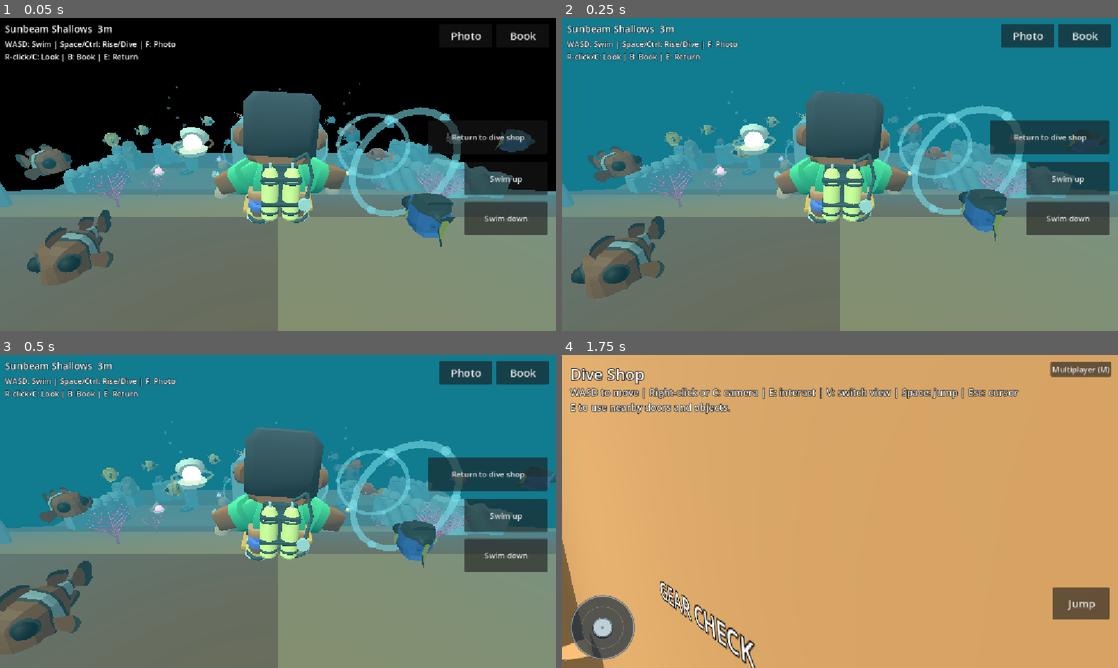
Above: before the commit, frames 1-4 (two rows, left to right).
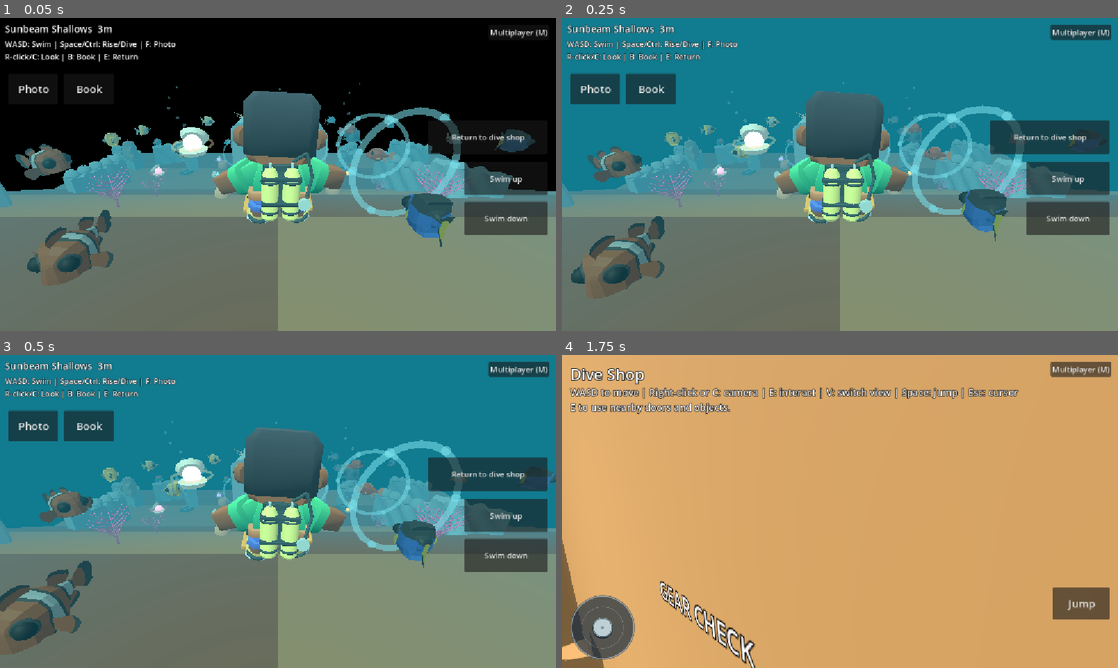
Above: after the commit, the same moments.

Repository: WillowbrookGame/willowbrook
Game: Godot game, scene res://game/scuba/reef.tscn
The game is run twice, just before and just after one commit, with the same random seed, the same clock (stepped at 60 frames per second) and the same inputs. This scene is started directly instead of the project's main scene. Sound files missing from this copy of the repository are replaced by a short silence.
Inputs (mouse positions are in pixels of both pictures, inside the frame that each line leads up to):
- Up to frame 1 (0.05 s): no input
- Up to frame 2 (0.25 s): no input
- Up to frame 3 (0.5 s): no input
- Up to frame 4 (1.75 s): tap Enter at 0.5 s; move the mouse to (962, 495) at 0.52 s; hold Right (ui_right) 0.53-1.25 s; tap E at 0.6 s; click (962, 495) at 0.67 s; tap Space at 0.77 s; drag from (728, 527) to (812, 574) at 1.27 s

The runs differ from the first frame. In frame 1, 0.4% of the frame differs, in the area x 3-99%, y 3-24%; in frame 2, 2.9%, in the area x 1-99%, y 2-28%; in frame 3, 2.9%; in frame 4, nothing differs.

Commit message:
Share Reef diver presence across Web and native LAN

Diff:
--- a/game/network/browser/account_session.gd
+++ b/game/network/browser/account_session.gd
@@ -951,7 +951,7 @@
 	_star_badge.text = "Stars: %s" % _stars
 	hud.add_child(_star_badge)
 	_star_badge.set_anchors_and_offsets_preset(Control.PRESET_TOP_RIGHT,Control.PRESET_MODE_MINSIZE)
-	_star_badge.offset_left = -440.0
+	_star_badge.offset_left = -140.0 if zone == "reef" else -440.0
 	_star_badge.offset_right = -14.0
 	_star_badge.offset_top = 48.0
 	_star_badge.offset_bottom = 72.0
@@ -998,7 +998,7 @@
 	_panel.hide()
 	_create_gate(hud)
 	_sync_gate()
-	if _network_zone(zone):
+	if _network_zone(zone) and zone != "reef":
 		_hunt_view = HUNT.new()
 		_bound.add_child(_hunt_view)
 		_hunt_view.setup(self,_bound,_player,hud,zone)
--- a/game/network/browser/browser_session.gd
+++ b/game/network/browser/browser_session.gd
@@ -137,8 +137,9 @@
 func _send_pose() -> void:
 	var public_zone := _network_zone(zone) and is_instance_valid(_player) and _player.is_inside_tree()
 	var pos: Vector3 = _player.global_position if public_zone else Vector3.ZERO
-	var yaw := wrapf(_player.rotation.y,-PI,PI) if public_zone else 0.0
-	var moving := public_zone and Vector2(_player.velocity.x,_player.velocity.z).length() > 0.15
+	var motion := _presence_motion() if public_zone else Vector2.ZERO
+	var yaw := wrapf(motion.x,-PI,PI)
+	var moving := public_zone and motion.y > .0225
 	var packet := {"type":"move","zone":zone if public_zone else "private","x":pos.x,"y":pos.y,"z":pos.z,"yaw":yaw,"moving":moving,"grounded":not public_zone or _player.is_on_floor()}
 	if public_zone and is_instance_valid(_bound) and zone in ["bank","vet","salon","store","cafe","library"]:
 		var indoor_room := _bound.get("room") as Node
--- a/game/network/browser/message_schema.gd
+++ b/game/network/browser/message_schema.gd
@@ -3,7 +3,7 @@
 ## Validate backend packets once, before they reach account views or the arcade relay.
 const MAX_PACKET_BYTES := 1048576
 const REEF_PHOTO_IDS := ["clownfish","bluetang","butterflyfish","coralgrouper","parrotfish","tuna","shark","sunfish"]
-const ZONES := ["town","beach","arcade","bank","vet","salon","store","cafe","library","private"]
+const ZONES := ["town","beach","arcade","bank","vet","salon","store","cafe","library","reef","private"]
 
 
 static func parse(packet: PackedByteArray) -> Dictionary:
@@ -46,7 +46,7 @@
 
 
 static func _pose(v: Variant) -> bool:
-	return v is Dictionary and v.get("zone") in ZONES and _whol …(68 unchanged characters)… get("x"),-240,240) and _num(v.get("y"),-10,25) and _num(v.get("z"),-240,240) and …(234 unchanged characters)…
+	return v is Dictionary and v.get("zone") in ZONES and _whol …(68 unchanged characters)… get("x"),-240,240) and _num(v.get("y"),-22 if v.get("zone") == "reef" else -10,25) and _num(v.get("z"),-240,240) and …(234 unchanged characters)…
 
 
 static func _marker(v: Variant) -> bool:
--- a/game/network/session.gd
+++ b/game/network/session.gd
@@ -5,6 +5,7 @@
 signal status_changed(message: String)
 const SCOOTER_RIDER = preload("res://game/vehicles/scooter_rider.gd")
 const AVATAR_CATALOG = preload("res://game/avatars/catalog.gd")
+const DIVER_VIEW := preload("res://game/scuba/diver_presentation.gd")
 const HOCKEY = preload("res://game/network/hockey_match.gd")
 const PORT := 24861
 const MAX_GUESTS := 11
@@ -63,6 +64,11 @@
 	_elapsed = PERIOD
 
 
+func suspend_zone_for(host: Node3D) -> void:
+	if _bound == host:
+		suspend_zone()
+
+
 func suspend_zone() -> void:
 	if zone == "arcade":
 		hockey_leave()
@@ -193,7 +199,7 @@
 
 
 func _network_zone(candidate: String) -> bool:
-	return candidate in ["town","beach","arcade","bank","vet","salon","store","cafe","library"]
+	return candidate in ["town","beach","arcade","bank","vet","salon","store","cafe","library","reef"]
 
 
 func _new_entry(alias: String) -> Dictionary:
@@ -275,7 +281,7 @@
 func _apply_pose(id: int, candidate: String, pos: Vector3, yaw: float, moving: bool, grounded: bool) -> void:
 	if not _entries.has(id) or (not candidate.is_empty() and not _network_zone(candidate)) or not pos.is_finite() or not is_finite(yaw):
 		return
-	if absf(pos.x) > 240 or absf(pos.z) > 240 or pos.y < -10 or pos.y > 25:
+	if absf(pos.x) > 240 or absf(pos.z) > 240 or pos.y < (-22.0 if candidate == "reef" else -10.0) or pos.y > 25:
 		return
 	var now := Time.get_ticks_msec()
 	var row: Dictionary = _entries[id]
@@ -321,6 +327,7 @@
 		var place := "In town"
 		match String(row.zone):
 			"beach": place = "At the beach"
+			"reef": place = "At the reef"
 			"arcade": place = "At the arcade"
 			"town": pass
 			"": place = "In another activity"
@@ -363,8 +370,9 @@
 		_elapsed = fmod(_elapsed, PERIOD)
 		if admitted and is_instance_valid(_player) and _network_zone(zone):
 			var p := _player.global_position
-			var y := _player.rotation.y
-			var walk := Vector2(_player.velocity.x, _player.velocity.z).length() > 0.15
+			var motion := _presence_motion()
+			var y := motion.x
+			var walk := motion.y > .0225
 			if hosting:
 				_apply_pose(1, zone, p, y, walk, _player.is_on_floor())
 			else:
@@ -381,6 +389,12 @@
 
 const PET_CATALOG = preload("res://game/pets/catalog.gd")
 const PET_ACTORS = preload("res://game/pets/actors.gd")
+
+func _presence_motion() -> Vector2:
+	if zone == "reef" and is_instance_valid(_bound) and _bound.has_method("network_presence_motion"):
+		return _bound.network_presence_motion()
+	return Vector2(_player.rotation.y, Vector2(_player.velocity.x,_player.velocity.z).length_squared())
+
 
 func _draw_ghosts(delta: float) -> void:
 	if not is_instance_valid(_ghost_root) or not _ghost_root.is_inside_tree():
@@ -412,6 +426,9 @@
 			label.modulate = Color("#fff9c9")
 			root.add_child(label)
 			var animation := AVATAR_CATALOG.animator(model)
+			if zone == "reef":
+				model.rotation.y = 0.0 # Reef yaw already describes the +Z-facing avatar.
+				animation = DIVER_VIEW.fit(model)
 			_ghosts[id] = {"node":root,"model":model,"animation":animation,"character":character,"companion":null,"kind":""}
 		var ghost: Node3D = _ghosts[id].node
 		if ghost.global_position.distance_to(row.position) > 8.0:
@@ -419,6 +436,9 @@
 		else:
 			ghost.global_position = ghost.global_position.lerp(row.position, 1.0 - exp(-18.0 * delta))
 		ghost.rotation.y = lerp_angle(ghost.rotation.y, row.yaw, 1.0 - exp(-18.0 * delta))
+		if zone == "reef":
+			DIVER_VIEW.animate(_ghosts[id].animation, bool(row.moving))
+			continue
 		var active_kind: String = str(row.get("companionSpecies","")) if zone in ["town","beach"] and not row.get("vehicleSeat",false) else ""
 		if active_kind not in PET_CATALOG.SPECIES: active_kind=""
 		var view: Dictionary = _ghosts[id]
--- /dev/null
+++ b/game/scuba/diver_presentation.gd
@@ -0,0 +1,35 @@
+extends RefCounted
+## Shared reef diver presentation, used for the player and visual-only remote divers.
+const TANK=preload("res://game/town_assets/scuba-starter/twin-scuba-tank-rig.glb")
+const FIN_LEFT=preload("res://game/town_assets/scuba-starter/dive-fin-left.glb")
+const FIN_RIGHT=preload("res://game/town_assets/scuba-starter/dive-fin-right.glb")
+const SWIM=preload("res://game/scuba/animation/swim_animation.gd")
+
+
+static func fit(avatar: Node3D) -> AnimationPlayer:
+	avatar.scale=Vector3.ONE*2.8
+	avatar.position.y=-.5
+	var swim:=SWIM.bind(avatar)
+	# Kenney faces +Z. The original rig shows its cylinders/valves from +Z;
+	# turn that face out toward -Z and put the thin harness side against the back.
+	var tank:=TANK.instantiate() as Node3D
+	tank.name="DiveTanks"
+	var tank_fit:=Transform3D(Basis(Vector3.UP,PI).scaled(Vector3.ONE*.34),Vector3(0,.118,-.201))
+	SWIM.attach_wearable(avatar,tank,"torso",tank_fit)
+	# Each original fin has a heel pocket at -Z and its long blade in +Z.
+	# The Kenney rig names these leg bones, but they skin the shoes as well.
+	var left:=FIN_LEFT.instantiate() as Node3D
+	left.name="LeftDiveFin"
+	SWIM.attach_wearable(avatar,left,"leg-left",Transform3D(Basis.IDENTITY.scaled(Vector3(.81,.85,.76)),Vector3(.107,-.02,.112)))
+	var right:=FIN_RIGHT.instantiate() as Node3D
+	right.name="RightDiveFin"
+	SWIM.attach_wearable(avatar,right,"leg-right",Transform3D(Basis.IDENTITY.scaled(Vector3(.81,.85,.76)),Vector3(-.107,-.02,.112)))
+	for mesh: Node in avatar.find_children("*","GeometryInstance3D",true,false):
+		(mesh as GeometryInstance3D).cast_shadow=GeometryInstance3D.SHADOW_CASTING_SETTING_OFF
+	return swim
+
+
+static func animate(swim: AnimationPlayer, moving: bool) -> void:
+	if swim == null: return
+	var clip:=SWIM.STROKE if moving else SWIM.AQUATIC_IDLE
+	if swim.current_animation != clip: swim.play(clip,.12)
--- a/game/scuba/reef.gd
+++ b/game/scuba/reef.gd
@@ -1,9 +1,6 @@
 extends Node3D
-const TANK=preload("res://game/town_assets/scuba-starter/twin-scuba-tank-rig.glb")
-const FIN_LEFT=preload("res://game/town_assets/scuba-starter/dive-fin-left.glb")
-const FIN_RIGHT=preload("res://game/town_assets/scuba-starter/dive-fin-right.glb")
+const DIVER_VIEW=preload("res://game/scuba/diver_presentation.gd")
 const BUBBLES=preload("res://game/scuba/audio/scuba-bubbles.mp3")
-const SWIM=preload("res://game/scuba/animation/swim_animation.gd")
 const DIVER=preload("res://game/scuba/diver.gd")
 const REEF_ART=preload("res://game/scuba/reef_art.gd")
 const REEF_TREASURES=preload("res://game/scuba/reef_treasures.gd")
@@ -25,6 +22,7 @@
 var avatar: Node3D
 var swim_player: AnimationPlayer
 var _network_modal:=false
+var _presence: Node
 var _chat_host: Node
 var camera: Camera3D
 var hud: CanvasLayer
@@ -101,15 +99,12 @@
 	var character: Variant=get_tree().get_meta("scuba_avatar","male-a")
 	get_tree().remove_meta("scuba_avatar")
 	avatar=AVATARS.instantiate(character)
-	avatar.scale=Vector3.ONE*2.8
-	avatar.position.y=-.5
 	avatar.rotation.y=PI # Kenney avatar faces local +Z; the initial swim view looks -Z.
 	diver.add_child(avatar)
-	swim_player=SWIM.bind(avatar)
+	swim_player=DIVER_VIEW.fit(avatar)
 	var avatar_animation:=AVATARS.animator(avatar) if swim_player==null else null
 	if avatar_animation!=null and avatar_animation.has_animation("idle"):
 		avatar_animation.play("idle")
-	_fit_dive_gear()
 	_bubbles=AudioStreamPlayer.new()
 	_bubbles.name="ScubaBubbles"
 	var bubble_loop:=BUBBLES.duplicate() as AudioStreamMP3
@@ -125,6 +120,10 @@
 	camera.make_current()
 	_update_camera(0.0)
 	_build_hud()
+	_presence=get_node_or_null("/root/WillowbrookBrowserSession" if OS.has_feature("web") else "/root/WillowbrookSession")
+	if is_instance_valid(_presence) and _presence.has_method("bind_zone"):
+		_presence.bind_zone("reef",self,diver,hud)
+		_layout()
 	get_viewport().size_changed.connect(_layout)
 	get_window().focus_exited.connect(_reset_input)
 	Input.joy_connection_changed.connect(_controller_changed)
@@ -137,21 +136,10 @@
 		_visibility=JavaScriptBridge.create_callback(_visibility_changed)
 		if _document!=null:_document.addEventListener("visibilitychange",_visibility)
 
-func _fit_dive_gear() -> void:
-	# Kenney faces +Z. The original rig shows its cylinders/valves from +Z;
-	# turn that face out toward -Z and put the thin harness side against the back.
-	var tank:=TANK.instantiate() as Node3D
-	tank.name="DiveTanks"
-	var tank_fit:=Transform3D(Basis(Vector3.UP,PI).scaled(Vector3.ONE*.34),Vector3(0,.118,-.201))
-	SWIM.attach_wearable(avatar,tank,"torso",tank_fit)
-	# Each original fin has a heel pocket at -Z and its long blade in +Z.
-	# The Kenney rig names these leg bones, but they skin the shoes as well.
-	var left:=FIN_LEFT.instantiate() as Node3D
-	left.name="LeftDiveFin"
-	SWIM.attach_wearable(avatar,left,"leg-left",Transform3D(Basis.IDENTITY.scaled(Vector3(.81,.85,.76)),Vector3(.107,-.02,.112)))
-	var right:=FIN_RIGHT.instantiate() as Node3D
-	right.name="RightDiveFin"
-	SWIM.attach_wearable(avatar,right,"leg-right",Transform3D(Basis.IDENTITY.scaled(Vector3(.81,.85,.76)),Vector3(-.107,-.02,.112)))
+# Both transports read the displayed avatar's facing and three-dimensional motion.
+func network_presence_motion() -> Vector2:
+	return Vector2(avatar.global_rotation.y, diver.velocity.length_squared())
+
 
 func _button(title: String) -> Button:
 	var b:=Button.new()
@@ -234,9 +222,9 @@
 	photo_book.closed.connect(close_photo_book)
 	_layout()
 
-func _layout() -> void:
+func _layout(force_touch := false) -> void:
 	var screen_size:=get_viewport().get_visible_rect().size
-	var touch_ui:=FIT.touch_available()
+	var touch_ui:=force_touch or FIT.touch_available()
 	var wanted:=FIT.touch_scale(get_viewport()) if touch_ui else FIT.physical_scale(get_viewport())
 	var scale:=minf(wanted,maxf(.7, minf(screen_size.x/345.0,screen_size.y/335.0)))
 	move_stick.visible=touch_ui
@@ -248,37 +236,33 @@
 	FIT.right_button(back,Vector2(172,48),243.0,scale)
 	var compact_top:=screen_size.x<460.0
 	depth.add_theme_font_size_override("font_size",15 if compact_top else 20)
-	if photo_button!=null and book_button!=null:
-		var btn_w:=(64.0 if compact_top else 76.0)*scale
-		var btn_h:=(32.0 if compact_top else 34.0)*scale
-		var gap:=6.0*scale
-		var top_y:=8.0*scale
-		var right_m:=10.0*scale
-		book_button.set_anchors_preset(Control.PRESET_TOP_RIGHT)
-		book_button.custom_minimum_size=Vector2(btn_w,btn_h)
-		book_button.offset_right=-right_m
-		book_button.offset_left=-(right_m+btn_w)
-		book_button.offset_top=top_y
-		book_button.offset_bottom=top_y+btn_h
-		book_button.add_theme_font_size_override("font_size",roundi((14.0 if compact_top else 15.0)*scale))
-		photo_button.set_anchors_preset(Control.PRESET_TOP_RIGHT)
-		photo_button.custom_minimum_size=Vector2(btn_w,btn_h)
-		photo_button.offset_right=-(right_m+btn_w+gap)
-		photo_button.offset_left=-(right_m+btn_w*2.0+gap)
-		photo_button.offset_top=top_y
-		photo_button.offset_bottom=top_y+btn_h
-		photo_button.add_theme_font_size_override("font_size",roundi((14.0 if compact_top else 15.0)*scale))
 	if photo_book!=null:
 		photo_book.resize_book()
 	var hint:=hud.get_node("SwimHint") as Label
-	hint.visible=not touch_ui or screen_size.x>640
+	hint.visible=not touch_ui or screen_size.x/scale>640
 	var counts_bottom:=36.0
 	if activity_counts!=null and activity_counts.visible:
 		counts_bottom=activity_counts.offset_top+maxf(24.0,activity_counts.get_combined_minimum_size().y)+4.0
 	hint.position=Vector2(10,maxf(42.0,counts_bottom))
+	var hints_end:=hint.position.y+hint.get_combined_minimum_size().y if hint.visible else counts_bottom
+	var actions_y:=maxf(80.0*scale,hints_end+8.0*scale)
+	var actions_end:=actions_y
+	if photo_button!=null and book_button!=null:
+		var size:=Vector2(72,44)*scale
+		for button: Button in [photo_button,book_button]:
+			var index:=0 if button==photo_button else 1
+			var pos:=Vector2((12.0+80.0*index)*scale,actions_y)
+			button.set_anchors_preset(Control.PRESET_TOP_LEFT)
+			button.custom_minimum_size=size
+			button.offset_left=pos.x
+			button.offset_top=pos.y
+			button.offset_right=pos.x+size.x
+			button.offset_bottom=pos.y+size.y
+			button.add_theme_font_size_override("font_size",roundi(15.0*scale))
+		actions_end+=size.y
 	if treasure_banner!=null:
-		var top_below:=hint.position.y+hint.get_combined_minimum_size().y+10.0 if hint.visible else maxf(54.0,counts_bottom+8.0)
-		treasure_banner.offset_top=maxf(96.0,top_below) if hint.visible else top_below
+		treasure_banner.offset_top=actions_end+8.0*scale
+
 
 func _controller_changed(id: int, connected: bool) -> void:
 	if connected:_pad.follow_connected()
@@ -414,6 +398,8 @@
 	if is_instance_valid(diver):diver.velocity=Vector3.ZERO
 
 func _exit_tree() -> void:
+	if is_instance_valid(_presence):
+		_presence.suspend_zone_for(self)
 	if is_instance_valid(_chat_host) and _chat_host.has_method("bind_arena_chat"):
 		_chat_host.bind_arena_chat(null)
 	if _document!=null and _visibility!=null:_document.removeEventListener("visibilitychange",_visibility)
@@ -598,8 +584,7 @@
 	var local:=Vector3(axis.x,0,axis.y)
 	var target:=((Basis(Vector3.UP,_yaw)*local)+Vector3.UP*vertical*.72).limit_length()*SPEED
 	if swim_player!=null:
-		var wanted:=SWIM.STROKE if target.length_squared()>.15 else SWIM.AQUATIC_IDLE
-		if swim_player.current_animation!=wanted:swim_player.play(wanted,.18)
+		DIVER_VIEW.animate(swim_player,target.length_squared()>.15)
 	target.y+=lift
 	diver.velocity=diver.velocity.move_toward(target,(18.0 if target.length_squared()>.03 else 26.0)*dt)
 	diver.move_and_slide()
--- /dev/null
+++ b/game/scuba/test_scuba_presence.gd
@@ -0,0 +1,159 @@
+extends SceneTree
+## Run alone for HUD/schema checks, or as two processes with -- host|guest <invite-file> <port>.
+const SCHEMA = preload("res://game/network/browser/message_schema.gd")
+const SWIM = preload("res://game/scuba/animation/swim_animation.gd")
+const ACCOUNT = preload("res://game/network/browser/account_session.gd")
+const PHOTOS = preload("res://game/scuba/reef_photos.gd")
+const REEF = "res://game/scuba/reef.tscn"
+var failures := 0
+var reef: Node3D
+var session: Node
+
+
+func _initialize() -> void:
+	call_deferred("_run")
+
+
+func _run() -> void:
+	set_meta("willowbrook_save_override","")
+	var args := OS.get_cmdline_user_args()
+	await _enter()
+	session = root.get_node("WillowbrookSession")
+	_check(session.zone=="reef" and session._bound==reef,"Native Reef binds the actual scene and body")
+	if args.size() >= 3:
+		await _lan(args)
+	else:
+		await _layout_and_schema()
+	if failures==0: print("PASS Reef "+("native LAN "+args[0] if args.size()>=3 else "schema and real HUD layout"))
+	quit(failures)
+
+
+func _enter() -> void:
+	if change_scene_to_file(REEF)!=OK:
+		_check(false,"Reef scene did not load")
+		quit(1)
+		return
+	await scene_changed
+	await process_frame
+	reef=current_scene
+
+
+func _layout_and_schema() -> void:
+	var pose := {"id":2,"alias":"Diver","zone":"reef","x":0,"y":-17.4,"z":12,"yaw":1,"moving":true,"grounded":false}
+	var packet := {"type":"world","zone":"reef","players":[pose],"presence":[{"alias":"Diver","place":"At the reef"}]}
+	_check(not SCHEMA.parse(JSON.stringify(packet).to_utf8_buffer()).is_empty(),"Full Reef world packet accepts a deep pose")
+	packet.zone="town"
+	pose.zone="town"
+	pose.y=-15.0
+	_check(SCHEMA.parse(JSON.stringify(packet).to_utf8_buffer()).is_empty(),"Town still rejects a deep pose")
+	await _check_hud(null)
+	# Replace only the test HUD session widgets; never start a second real game connection.
+	for n: Node in reef.hud.get_children():
+		if (n is Button and n.text=="Multiplayer (M)") or n==session._panel:
+			n.queue_free()
+	var account := ACCOUNT.new()
+	root.add_child(account)
+	account.bind_zone("reef",reef,reef.diver,reef.hud)
+	_check(account._hunt_view==null,"Reef does not mount Town scavenger HUD")
+	await _check_hud(account._star_badge)
+	account.suspend_zone_for(reef)
+	account.queue_free()
+
+
+func _check_hud(stars: Control) -> void:
+	for size in [Vector2i(360,640),Vector2i(640,360),Vector2i(1024,768)]:
+		root.size=size
+		await process_frame
+		reef._layout(true)
+		await process_frame
+		var box := root.get_visible_rect()
+		var controls: Array[Control]=[reef.photo_button,reef.book_button,reef.depth,reef.activity_counts,reef.hud.get_node("SwimHint"),reef.back,reef.rise,reef.sink,reef.move_stick,reef.look_stick]
+		if stars!=null: controls.append(stars)
+		for node in reef.hud.get_children():
+			if node is Button and node.text in ["Multiplayer (M)","Account"]: controls.append(node)
+		for action: Control in [reef.photo_button,reef.book_button]:
+			var rect:=action.get_global_rect()
+			_check(box.encloses(rect),"Photo/Book stay on-screen at %s: %s" % [size,rect])
+			for other: Control in controls:
+				if other!=action and other.visible:
+					_check(not rect.intersects(other.get_global_rect()),"%s overlaps %s at %s" % [action.name,other.name,size])
+
+
+func _lan(args: PackedStringArray) -> void:
+	var port := int(args[2])
+	var path := args[1]
+	if args[0]=="host":
+		_check(session.host_session("Reef host","127.0.0.1",port),"Host LAN on loopback")
+		reef.diver.position=Vector3(-23,-16,-21)
+		var file:=FileAccess.open(path,FileAccess.WRITE)
+		file.store_string(session.invite_code())
+		file.close()
+		_check(await _until(func(): return _remote_at(-16.45)),"Host sees guest at the reef floor")
+		_check(await _until(func(): return _remote_gear()),"Host sees animated diver wearing tank and both fins")
+		reef.treasures.check_diver(reef.treasures.items[0].base)
+		var hoop: Node3D=reef.rings.rings[0].node
+		reef.rings.check_diver(hoop.to_global(Vector3(0,0,-.6)))
+		reef.rings.check_diver(hoop.to_global(Vector3(0,0,.6)))
+		PHOTOS.record_photo("shark",reef._profile)
+		_check(reef.treasures.found_count==1 and reef.rings.passed_count==1 and PHOTOS.load_discovered(reef._profile)==["shark"],"Host can complete local activities while connected")
+		_check(await _until(func(): return _remote_moving(),7.0),"Vertical-only guest swim animates; last rows %s" % str(session.rows))
+		_check(await _until(func(): return session.rows.is_empty() and session._ghosts.is_empty()),"Guest leaving Reef removes their diver")
+		_check(await _until(func(): return _remote_at(-16.0)),"Guest re-enters without stale ghost")
+		_check(await _until(func(): return session.rows.is_empty() and session.roster.size()==1,15.0),"Disconnect removes guest from host roster")
+	else:
+		_check(await _until(func(): return FileAccess.file_exists(path) and FileAccess.get_file_as_string(path).length()>=12),"Invite available")
+		reef.diver.position=Vector3(23,-16.45,-21)
+		_check(session.join_session("Reef guest","127.0.0.1",FileAccess.get_file_as_string(path),port),"Join LAN reef")
+		_check(await _until(func(): return _remote_at(-16.0) and _remote_gear()),"Guest sees host diving at depth")
+		var initial_treasures: int=reef.treasures.found_count
+		var initial_rings: int=reef.rings.passed_count
+		await create_timer(.7).timeout
+		_check(reef.treasures.found_count==initial_treasures and reef.rings.passed_count==initial_rings and PHOTOS.load_discovered(reef._profile).is_empty(),"Host's discoveries do not change the guest's collection")
+		reef.diver.position=Vector3(23,-13,-21)
+		reef.rise.button_down.emit()
+		await create_timer(1.5).timeout
+		reef.rise.button_up.emit()
+		_check(reef.diver.position.y > -12.0,"Local guest rises without horizontal motion")
+		reef.return_to_shop()
+		await scene_changed
+		_check(session.zone!="reef" and session._ghosts.is_empty(),"Returning to shop clears old Reef binding")
+		await create_timer(.7).timeout
+		await _enter()
+		reef.diver.position=Vector3(23,-16,-21)
+		_check(await _until(func(): return _remote_at(-16.0)),"Guest sees host again after re-entry")
+		await create_timer(.7).timeout
+		session.leave_session()
+
+
+func _remote_at(y: float) -> bool:
+	if session.rows.size()!=1: return false
+	var row: Dictionary=session.rows.values()[0]
+	return absf(row.position.y-y)<.08 and session.roster.any(func(r): return r.place=="At the reef")
+
+
+func _remote_gear() -> bool:
+	if session._ghosts.size()!=1: return false
+	var ghost: Dictionary=session._ghosts.values()[0]
+	return ghost.model.find_child("DiveTanks",true,false)!=null \
+		and ghost.model.find_child("LeftDiveFin",true,false)!=null \
+		and ghost.model.find_child("RightDiveFin",true,false)!=null \
+		and ghost.animation!=null and ghost.animation.has_animation(SWIM.STROKE) \
+		and ghost.companion==null
+
+
+func _remote_moving() -> bool:
+	return _remote_gear() and session._ghosts.values()[0].animation.current_animation==SWIM.STROKE 		and session.rows.values()[0].moving
+
+
+func _until(predicate: Callable, seconds:=5.0) -> bool:
+	var end:=Time.get_ticks_msec()+int(seconds*1000)
+	while Time.get_ticks_msec()<end:
+		if predicate.call(): return true
+		await process_frame
+	return false
+
+
+func _check(ok: bool, detail: String) -> void:
+	if not ok:
+		failures+=1
+		push_error(detail)
